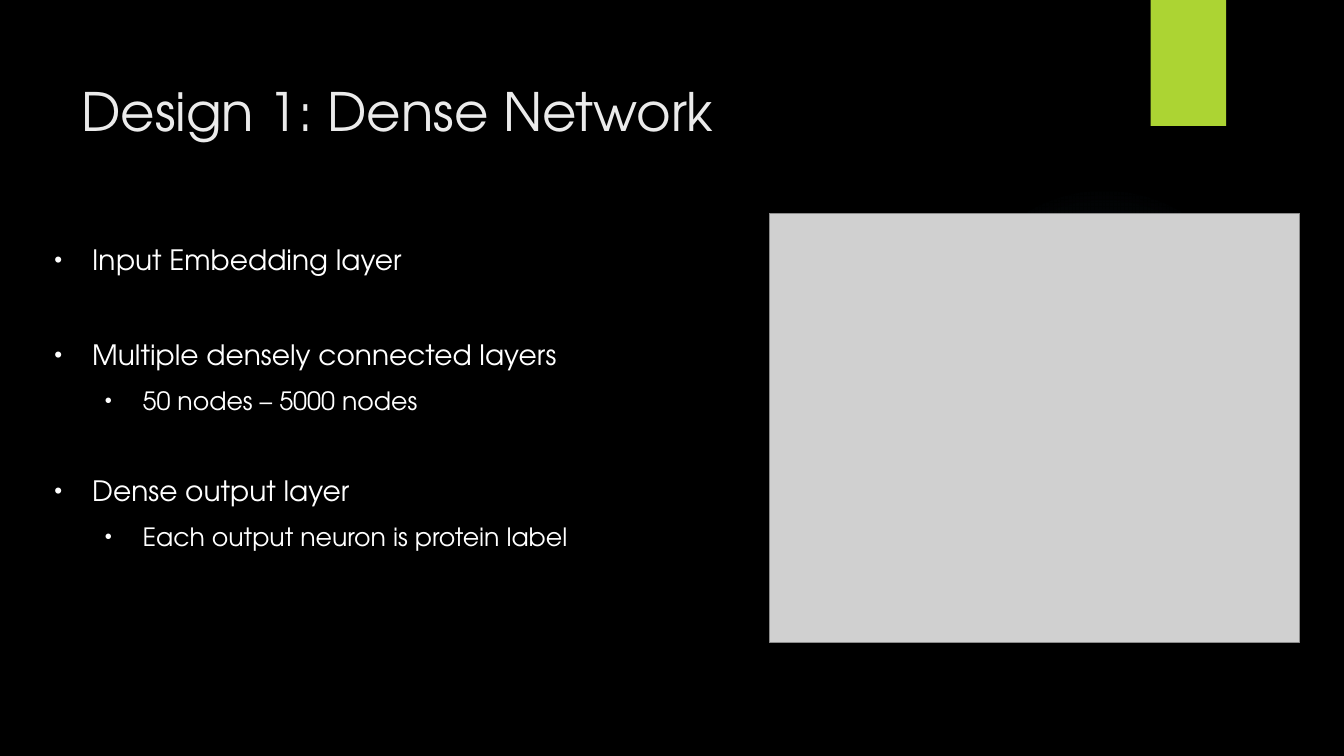
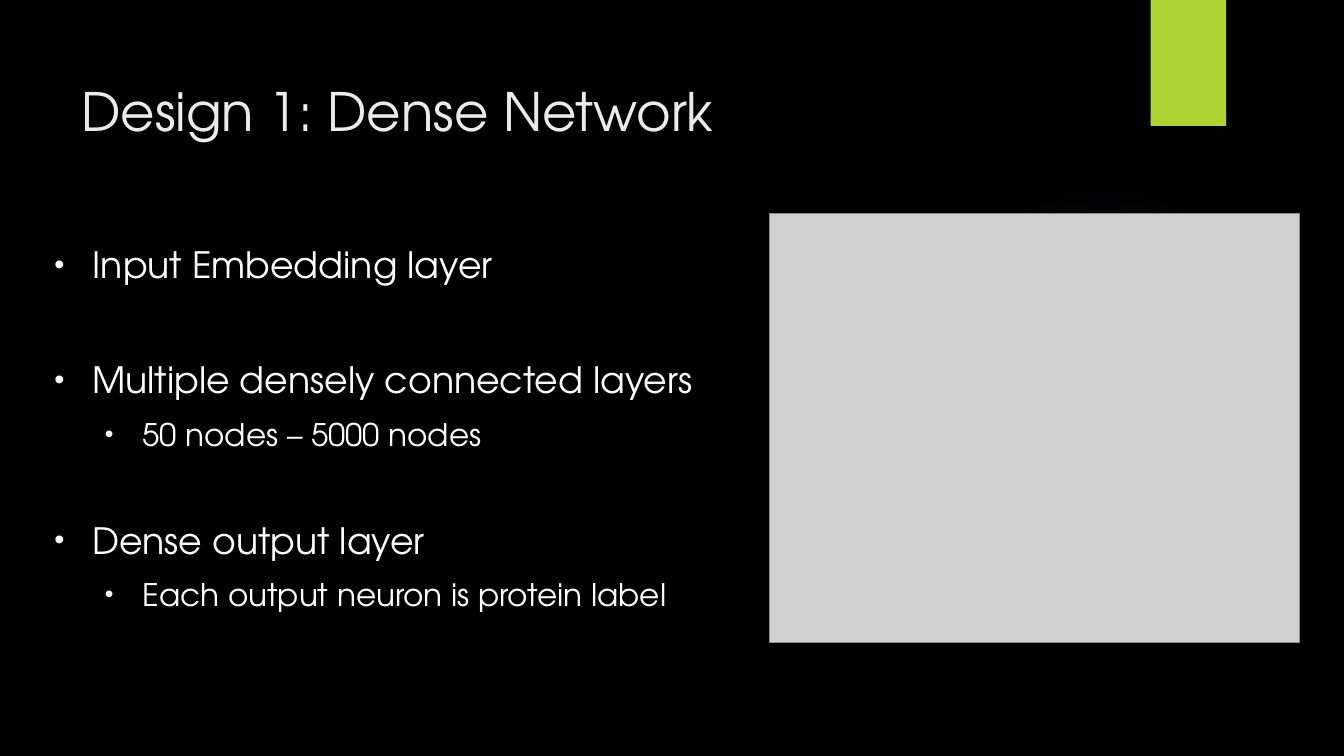
Before and after one commit to jkubath/MS2-Embeddings, a slide deck: slide 5 of Group7.pptx. Drawn at 1344x756 pixels with LibreOffice and Linux fonts; fonts in the diff are those of the drawing; grey boxes stand for pictures; background and template pictures are left out. Boxes give left, top, right and bottom in pixels: in the first picture for what was removed or moved away, otherwise in the second. Text is boxed around its words. In the diff, an @@ line names an element or a change of style, - is before the commit and + after.

Commit message:
presentation

```diff
--- a/Group7.pptx
+++ b/Group7.pptx
@@ subtitle "Input Embedding layer" at bbox=[92, 251, 692, 612]: size 20 to 25.9 pt in "Input Embedding layer", "Multiple densely connected layers", "Dense output layer"; size 18 to 22.2 pt in "50 nodes – 5000 nodes", "Each output neuron is protein label" @@
```
Also in this commit, not shown: 3 other slides changed, 1 other file.
